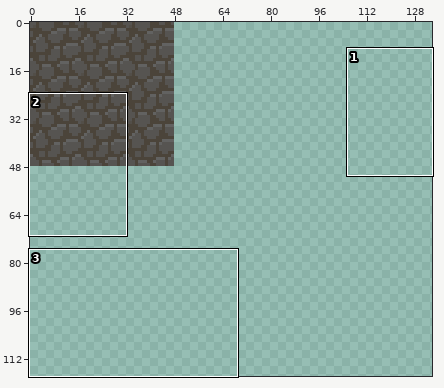
Edited in one commit: pixel-art file (docs/assets/tile.aseprite). Above: a wide view before the commit, with the close-up outlined.
Close-up. Earlier state:
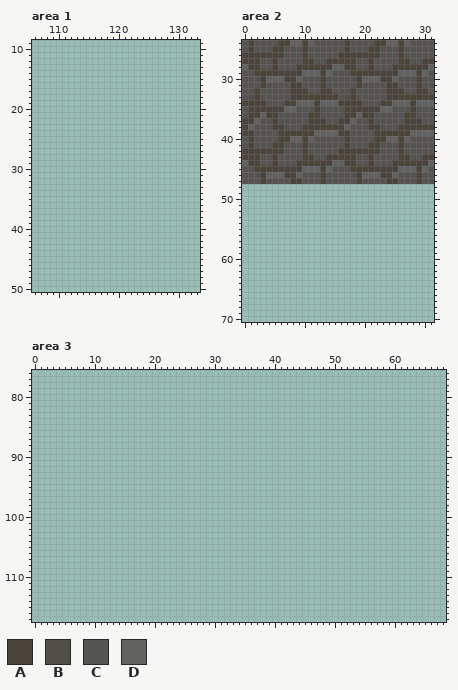
256x256 pixels, 1 frame. Colours within 5 levels of each other are drawn and written as one. Shown: area 1: x 106..133, y 9..50; area 2: x 0..31, y 24..70; area 3: x 0..68, y 76..117. The wide view leaves out empty margins.
Palette (. is transparent): A #4b443a  B #524e48  C #565451  D #626261
Pixels before, area 2, first column x 0:
24 CACCCCAADDADCCCCCACCCCAADDADCCCC
25 CACCCAACCCACCCCCCACCCAACCCACCCCC
26 AAAAAAACCCACCCCCAAAAAAACCCACCCCC
27 AAACCACCCCAACCAAAAACCACCCCAACCAA
28 DAACCACCCAAAAAADDAACCACCCAAAAAAD
29 CCAAAAAAAADDDADCCCAAAAAAAADDDADC
30 CCCADDDAADCCCACCCCCADDDAADCCCACC
31 CCCACCCCAACCCACCCCCACCCCAACCCACC
32 CCACCCCCAAACCAACCCACCCCCAAACCAAC
33 CBACCCCCAAAAAAAACBACCCCCAAAAAAAA
34 AAAACCCAADDDADDDAAAACCCAADDDADDD
35 CAAAAAADDCCCACCCCAAAAAADDCCCACCC
36 CAADAACCCCCAACCCCAADAACCCCCAACCC
37 AADCCACCCCCAAACCAADCCACCCCCAAACC
38 ADCCCAACCCAAAAAAADCCCAACCCAAAAAA
39 AACCCCAAAAAADDDDAACCCCAAAAAADDDD
40 CACCCCAADDADCCCCCACCCCAADDADCCCC
41 CACCCAACCCACCCCCCACCCAACCCACCCCC
42 AAAAAAACCCACCCCCAAAAAAACCCACCCCC
43 AAACCACCCCAACCAAAAACCACCCCAACCAA
44 DAACCACCCAAAAAADDAACCACCCAAAAAAD
45 CCAAAAAAAADDDADCCCAAAAAAAADDDADC
46 CCCADDDAADCCCACCCCCADDDAADCCCACC
47 CCCACCCCAACCCACCCCCACCCCAACCCACC
Pixels before, area 3 (only the part around the change), first column x 0:
 76 .....................................................................
 77 .....................................................................
 78 .....................................................................
 79 .....................................................................
 80 .....................................................................
 81 .....................................................................
 82 .....................................................................
 83 .....................................................................
 84 .....................................................................
 85 .....................................................................
 86 .....................................................................
 87 .....................................................................
 88 .....................................................................
 89 .....................................................................
 90 .....................................................................
 91 .....................................................................
 92 .....................................................................
 93 .....................................................................
 94 .....................................................................
 95 .....................................................................
 96 .....................................................................
 97 .....................................................................
 98 .....................................................................
 99 .....................................................................
100 .....................................................................
101 .....................................................................
102 .....................................................................
103 .....................................................................
104 .....................................................................
105 .....................................................................
106 .....................................................................
107 .....................................................................
108 .....................................................................
109 .....................................................................
110 .....................................................................
111 .....................................................................
112 .....................................................................
113 .....................................................................
114 .....................................................................
115 .....................................................................
116 .....................................................................
117 .....................................................................
And afterwards:
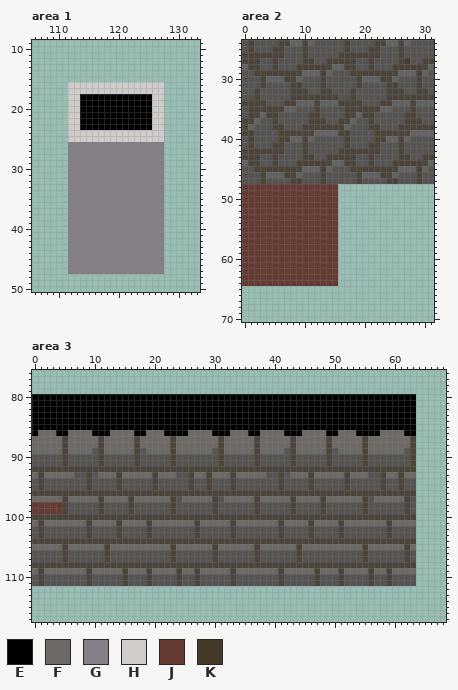
Colours new in this view: E #000000  F #6d6964  G #847e87  H #d0ccca  J #663931  K #453a28
Change:
Changed rows in their new state; - is an unchanged pixel.
Area 1:
first column x 112:
16 HHHHHHHHHHHHHHHH
17 HHHHHHHHHHHHHHHH
18 HHEEEEEEEEEEEEHH
19 HHEEEEEEEEEEEEHH
20 HHEEEEEEEEEEEEHH
21 HHEEEEEEEEEEEEHH
22 HHEEEEEEEEEEEEHH
23 HHEEEEEEEEEEEEHH
24 HHHHHHHHHHHHHHHH
25 HHHHHHHHHHHHHHHH
26 GGGGGGGGGGGGGGGG
27 GGGGGGGGGGGGGGGG
28 GGGGGGGGGGGGGGGG
29 GGGGGGGGGGGGGGGG
30 GGGGGGGGGGGGGGGG
31 GGGGGGGGGGGGGGGG
32 GGGGGGGGGGGGGGGG
33 GGGGGGGGGGGGGGGG
34 GGGGGGGGGGGGGGGG
35 GGGGGGGGGGGGGGGG
36 GGGGGGGGGGGGGGGG
37 GGGGGGGGGGGGGGGG
38 GGGGGGGGGGGGGGGG
39 GGGGGGGGGGGGGGGG
40 GGGGGGGGGGGGGGGG
41 GGGGGGGGGGGGGGGG
42 GGGGGGGGGGGGGGGG
43 GGGGGGGGGGGGGGGG
44 GGGGGGGGGGGGGGGG
45 GGGGGGGGGGGGGGGG
46 GGGGGGGGGGGGGGGG
47 GGGGGGGGGGGGGGGG
Area 2:
first column x 27:
27 K
first column x 0:
48 JJJJJJJJJJJJJJJJ
49 JJJJJJJJJJJJJJJJ
50 JJJJJJJJJJJJJJJJ
51 JJJJJJJJJJJJJJJJ
52 JJJJJJJJJJJJJJJJ
53 JJJJJJJJJJJJJJJJ
54 JJJJJJJJJJJJJJJJ
55 JJJJJJJJJJJJJJJJ
56 JJJJJJJJJJJJJJJJ
57 JJJJJJJJJJJJJJJJ
58 JJJJJJJJJJJJJJJJ
59 JJJJJJJJJJJJJJJJ
60 JJJJJJJJJJJJJJJJ
61 JJJJJJJJJJJJJJJJ
62 JJJJJJJJJJJJJJJJ
63 JJJJJJJJJJJJJJJJ
64 JJJJJJJJJJJJJJJJ
Area 3:
first column x 0:
 80 EEEEEEEEEEEEEEEEEEEEEEEEEEEEEEEEEEEEEEEEEEEEEEEEEEEEEEEEEEEEEEEE
 81 EEEEEEEEEEEEEEEEEEEEEEEEEEEEEEEEEEEEEEEEEEEEEEEEEEEEEEEEEEEEEEEE
 82 EEEEEEEEEEEEEEEEEEEEEEEEEEEEEEEEEEEEEEEEEEEEEEEEEEEEEEEEEEEEEEEE
 83 EEEEEEEEEEEEEEEEEEEEEEEEEEEEEEEEEEEEEEEEEEEEEEEEEEEEEEEEEEEEEEEE
 84 EEEEEEEEEEEEEEEEEEEEEEEEEEEEEEEEEEEEEEEEEEEEEEEEEEEEEEEEEEEEEEEE
 85 EEEEEEEEEEEEEEEEEEEEEEEEEEEEEEEEEEEEEEEEEEEEEEEEEEEEEEEEEEEEEEEE
 86 EFFFEEFFFFEEEFFFFEEFFFEEEEFFFFEEEFFFEEFFFFEEEFFFFEEFFFEEEEFFFFEE
 87 FFFFFAFFFFFAFFFFFAFFFFFAFFFFFFFAFFFFFAFFFFFAFFFFFAFFFFFAFFFFFFFA
 88 FFFFFAFFFFFAFFFFFAFFFFFAFFFFFFFAFFFFFAFFFFFAFFFFFAFFFFFAFFFFFFFA
 89 FFFFFAFFFFCAFFFFFACFFFFAFFFFFFCAFFFFFAFFFFCAFFFFFACFFFFAFFFFFFCA
 90 CCCCCACCCCCACCCCCACCCCCACCCCCCCACCCCCACCCCCACCCCCACCCCCACCCCCCCA
 91 CCCCCACCCCCACCCCCACCCCCACCCCCCCACCCCCACCCCCACCCCCACCCCCACCCCCCCA
 92 AAAAAAAAAAAAAAAAAAAAAAAAAAAAAAAAAAAAAAAAAAAAAAAAAAAAAAAAAAAAAAAA
 93 FAFFFFFCCACFFFAFFFFFAFFFCCAFFAFFFAFFFFFCCACFFFAFFFFFAFFFCCAFFAFF
 94 CACCCCCCCACCCCACCCCCACCCCCACCACCCACCCCCCCACCCCACCCCCACCCCCACCACC
 95 CACCCCCCCACCCCACCCCCACCCCCACCACCCACCCCCCCACCCCACCCCCACCCCCACCACC
 96 AAAAAAAAAAAAAAAAAAAAAAAAAAAAAAAAAAAAAAAAAAAAAAAAAAAAAAAAAAAAAAAA
 97 FFFFFAFFFFFAFFFFAFFFFFFACFFFFFACFFFFFAFFFFFAFFFFAFFFFFFACFFFFFAC
 98 JJJJJACCCCCACCCCACCCCCCACCCCCCACCCCCCACCCCCACCCCACCCCCCACCCCCCAC
 99 JJJJJACCCCCACCCCACCCCCCACCCCCCACCCCCCACCCCCACCCCACCCCCCACCCCCCAC
100 AAAAAAAAAAAAAAAAAAAAAAAAAAAAAAAAAAAAAAAAAAAAAAAAAAAAAAAAAAAAAAAA
101 FAFFFFFFFAFFFFAFFFFAFFFFFFFAFFFFFAFFFFFFFAFFFFAFFFFAFFFFFFFAFFFF
102 CACCCCCCCACCCCACCCCACCCCCCCACCCCCACCCCCCCACCCCACCCCACCCCCCCACCCC
103 CACCCCCCCACCCCACCCCACCCCCCCACCCCCACCCCCCCACCCCACCCCACCCCCCCACCCC
104 AAAAAAAAAAAAAAAAAAAAAAAAAAAAAAAAAAAAAAAAAAAAAAAAAAAAAAAAAAAAAAAA
105 FFFFFAFFFFFFAFFFFFFFFFFAFFFFFFAFFFFFFAFFFFFFAFFFFFFFFFFAFFFFFFAF
106 CCCCCACCCCCCACCCCCCCCCCACCCCCCACCCCCCACCCCCCACCCCCCCCCCACCCCCCAC
107 CCCCCACCCCCCACCCCCCCCCCACCCCCCACCCCCCACCCCCCACCCCCCCCCCACCCCCCAC
108 AAAAAAAAAAAAAAAAAAAAAAAAAAAAAAAAAAAAAAAAAAAAAAAAAAAAAAAAAAAAAAAA
109 FAFFFFFFFAFFFFFAFFFAFFFFAFFAFFFFFAFFFFFFFAFFFFFAFFFAFFFFAFFAFFFF
110 CACCCCCCCACCCCCACCCACCCCACCACCCCCACCCCCCCACCCCCACCCACCCCACCACCCC
111 CACCCCCCCACCCCCACCCACCCCACCACCCCCACCCCCCCACCCCCACCCACCCCACCACCCC
Boxes around the changes in both close-ups, in picture pixels (x1, y1, x2, y2):
added: (68, 82, 164, 274)
changed: (404, 58, 410, 64)
added: (242, 184, 338, 286)
added: (32, 394, 416, 586)
